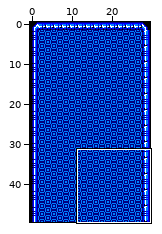
Tiled map -- assets/level-01-background.tmx. The first picture is a wide view before the edit; the outline marks the close-up.
Close-up. The starting point:
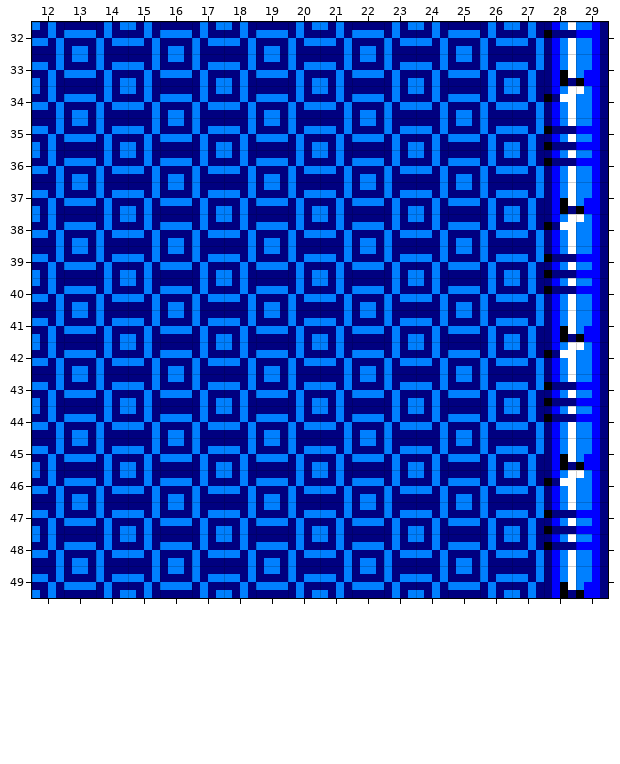
Cells are 4x4 px. Shown: x 12..29, y 32..49. The commit also changed other parts of the map, which this record leaves out. Tiles whose own drawing changed are shown in their newer look in all pictures.
After the commit:
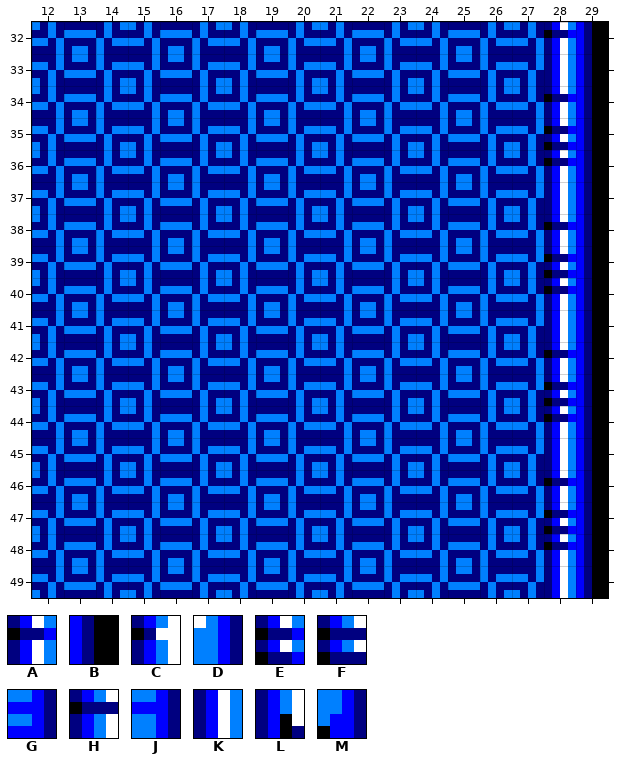
Key: from "tileset": A 45, B 46, C 47, D 48, E 65, F 67, G 68, H 87, J 88, K 105, L 107, M 108.
_ is an empty cell, . an unchanged one.
Edits made:
--- layer "Tile Layer 1"
@@ x 28..29 @@
-32 HJ
-33 LM
-34 CD
-35 FG
-36 HJ
-37 LM
-38 CD
-39 FG
-40 HJ
-41 LM
-42 CD
-43 FG
-44 HJ
-45 LM
-46 CD
-47 FG
-48 HJ
-49 LM
+32 AB
+33 KB
+34 AB
+35 EB
+36 AB
+37 KB
+38 AB
+39 EB
+40 AB
+41 KB
+42 AB
+43 EB
+44 AB
+45 KB
+46 AB
+47 EB
+48 AB
+49 KB
